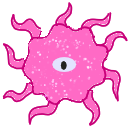
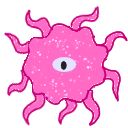
Layers edited between the first and the second 128px x 128px image:
painted on "Legs" over [2, 2, 112, 126]
